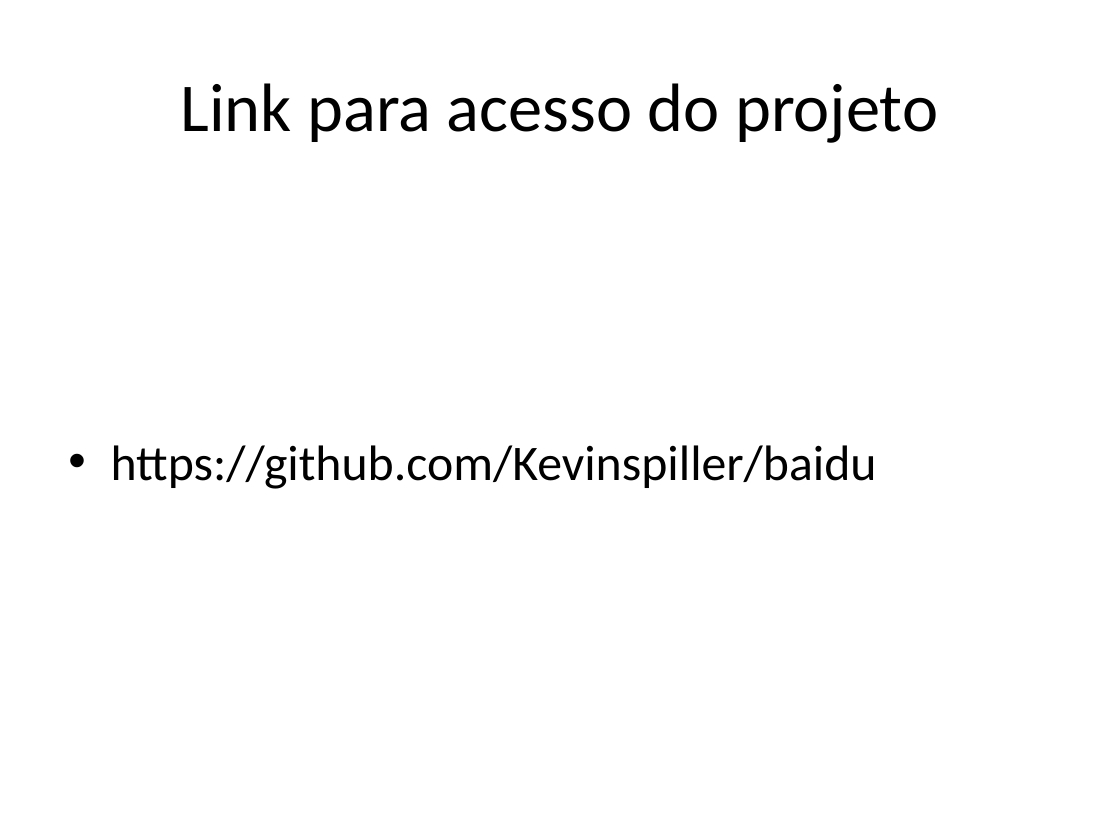
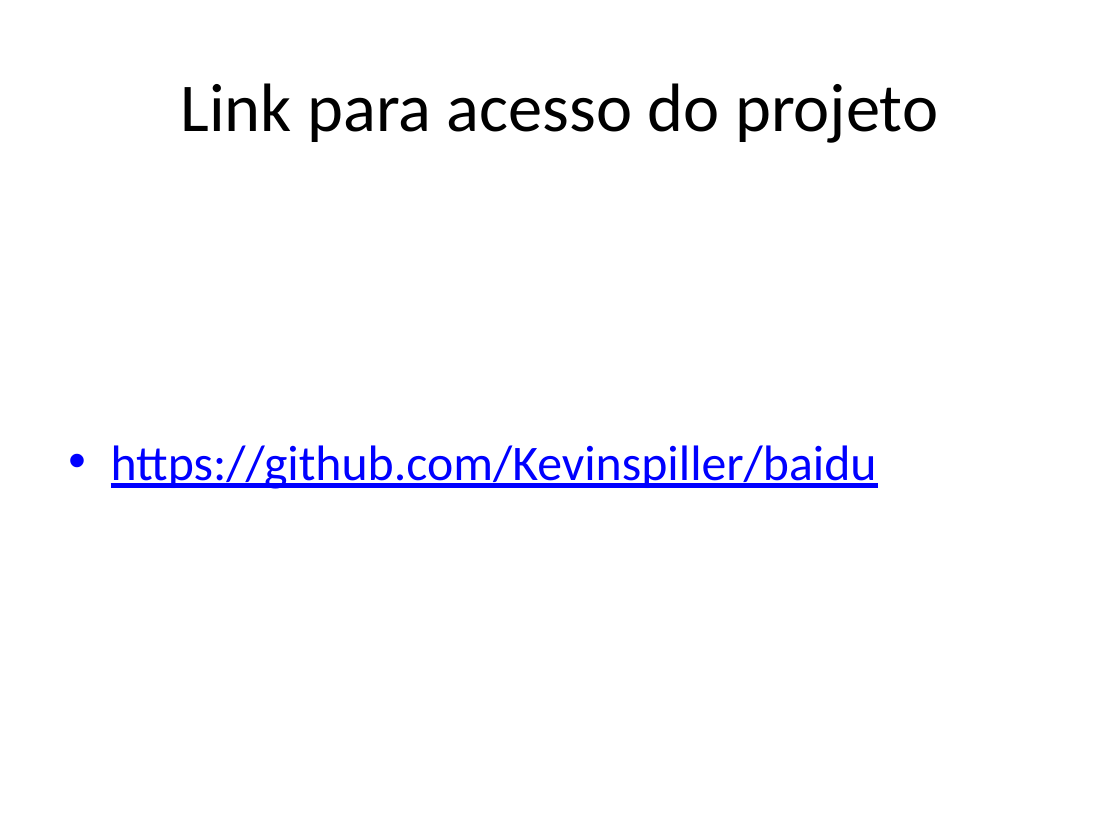
Before and after one commit to Kevinspiller/baidu, a slide deck: slide 2 of Linguagem Baidu.pptx. Drawn at 1120x840 pixels with LibreOffice and Linux fonts; fonts in the diff are those of the drawing. Boxes give left, top, right and bottom in pixels: in the first picture for what was removed or moved away, otherwise in the second. Text is boxed around its words. In the diff, an @@ line names an element or a change of style, - is before the commit and + after.

```diff
--- a/Linguagem Baidu.pptx
+++ b/Linguagem Baidu.pptx
@@ text "https://github.com/Kevinspiller/baidu" at [111,445,877,489]: text colour #000000 to #0000FF, underline on @@
```
Also in this commit, not shown: 6 slides added, 15 slides removed.
